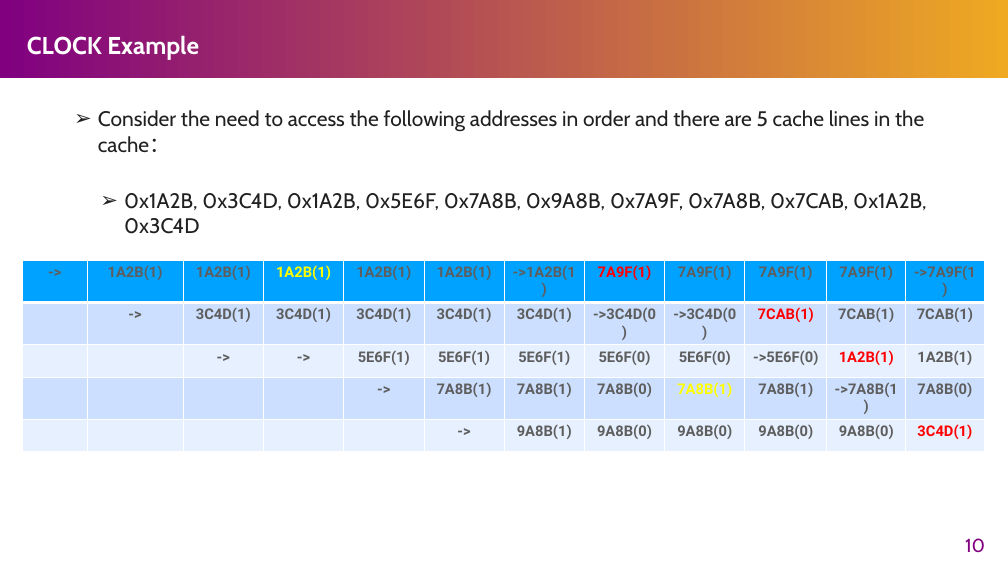
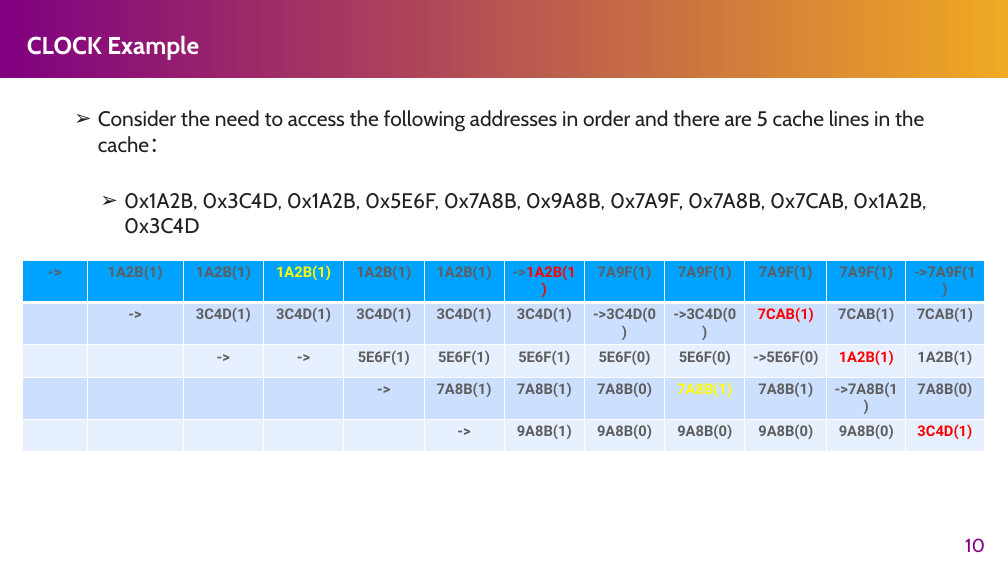
Before and after one commit to Marcusleeleelee/CSCI3150, a slide deck: slide 10 of tutorial/T09/tut09.pptx. Drawn at 1008x567 pixels with LibreOffice and Linux fonts; fonts in the diff are those of the drawing. Boxes give left, top, right and bottom in pixels: in the first picture for what was removed or moved away, otherwise in the second. Text is boxed around its words. In the diff, an @@ line names an element or a change of style, - is before the commit and + after.

```diff
--- a/tutorial/T09/tut09.pptx
+++ b/tutorial/T09/tut09.pptx
@@ table at bbox=[23, 260, 983, 443] @@
@@ text colour #5E5E5E to #FF0000 in "->1A2B(1)" @@
@@ text colour #FF0000 to #5E5E5E in "7A9F(1)" @@
```
Also in this commit, not shown: 2 other slides changed, 1 other file.
